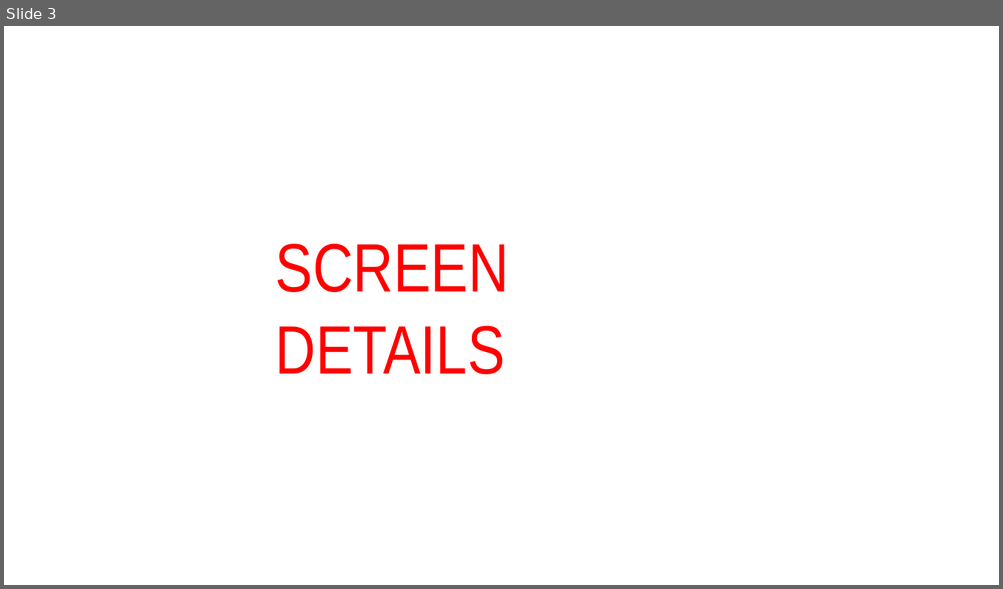
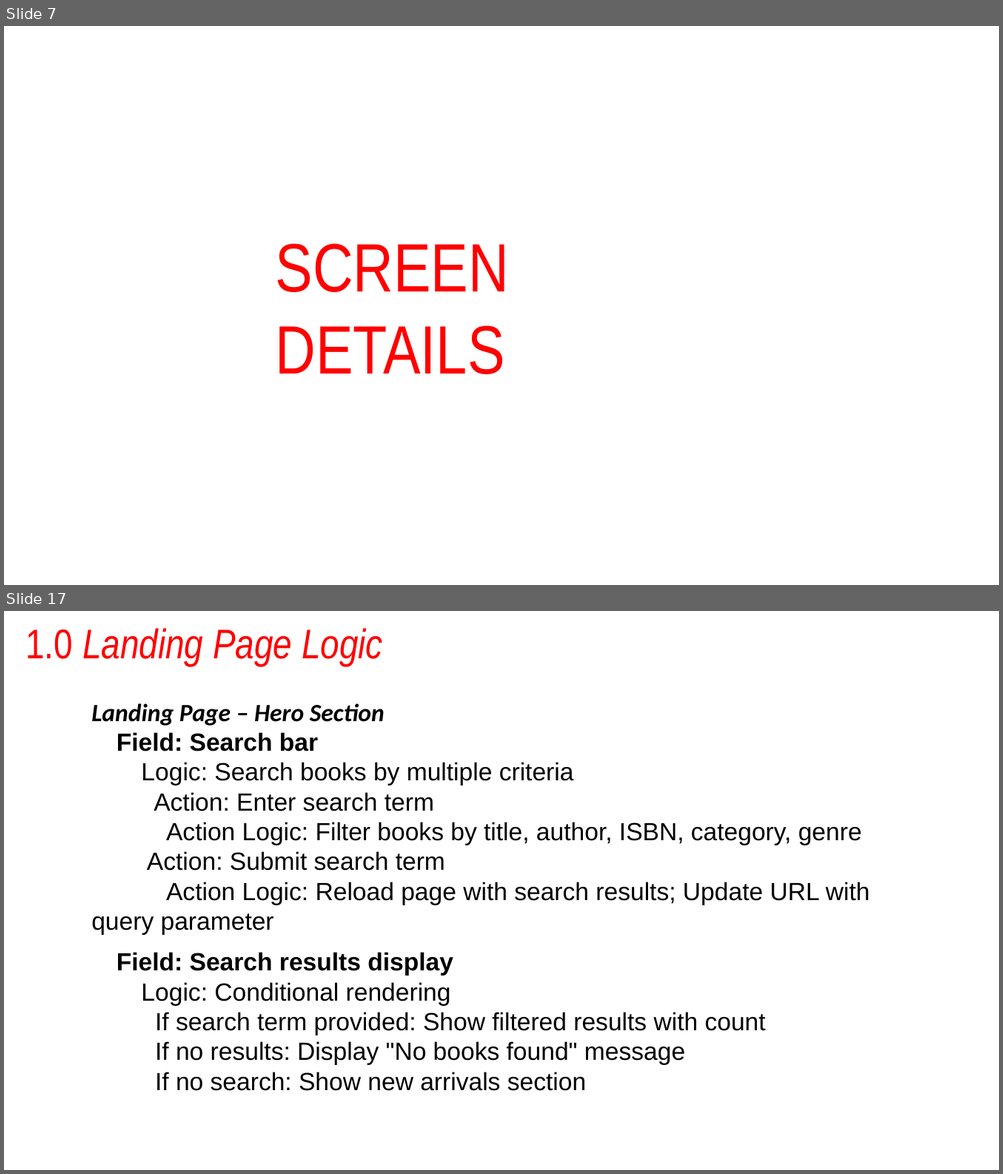
Before and after one commit to Erudi787/book-buddi, a slide deck: Documentation/High Level Design/Alliance Low Code Program_HLD_G6_BookBuddi.pptx. Shown one above the other, each under a label of ours: slide 3 before the commit, slides 7 and 17 after it; the slides between them are not shown. The pictures are 1003x589 and 1003x1174 pixels, drawn with LibreOffice and Linux fonts; fonts in the diff are those of the drawing; background and template pictures are left out. Boxes give left, top, right and bottom in pixels: in the first picture for what was removed or moved away, otherwise in the second. Text is boxed around its words. In the diff, an @@ line names an element or a change of style, - is before the commit and + after.

```diff
--- a/Documentation/High Level Design/Alliance Low Code Program_HLD_G6_BookBuddi.pptx
+++ b/Documentation/High Level Design/Alliance Low Code Program_HLD_G6_BookBuddi.pptx
@@ slide 17 added at <box>4,611,999,1170</box>, background picture (left out) @@
@@ text added at <box>25,628,383,666</box>, 80 pt, text #FF0000, italic @@
+1.0 Landing Page Logic
@@ text added at <box>91,703,870,1091</box>, 48 pt, text #000000 @@
+Landing Page – Hero Section
+Field: Search bar
+Logic: Search books by multiple criteria
+Action: Enter search term
+Action Logic: Filter books by title, author, ISBN, category, genre
+Action: Submit search term
+Action Logic: Reload page with search results; Update URL with query parameter
+Field: Search results display
+Logic: Conditional rendering
+If search term provided: Show filtered results with count
+If no results: Display "No books found" message
+If no search: Show new arrivals section
@@ what was slide 3 is now slide 7 @@
```
Also in this commit, not shown: 4 slides changed, 95 other slides added, 1 slide removed, 4 other files.
